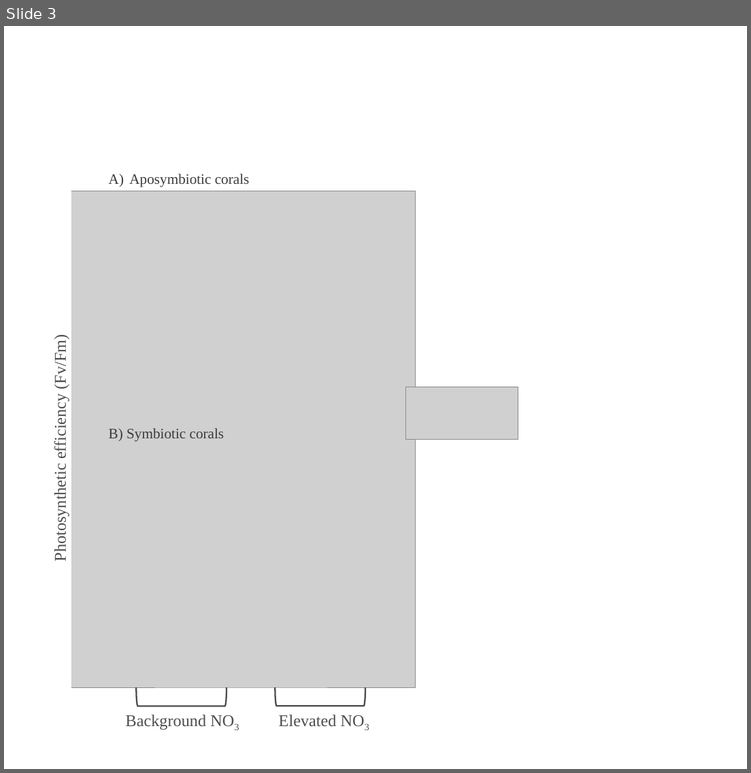
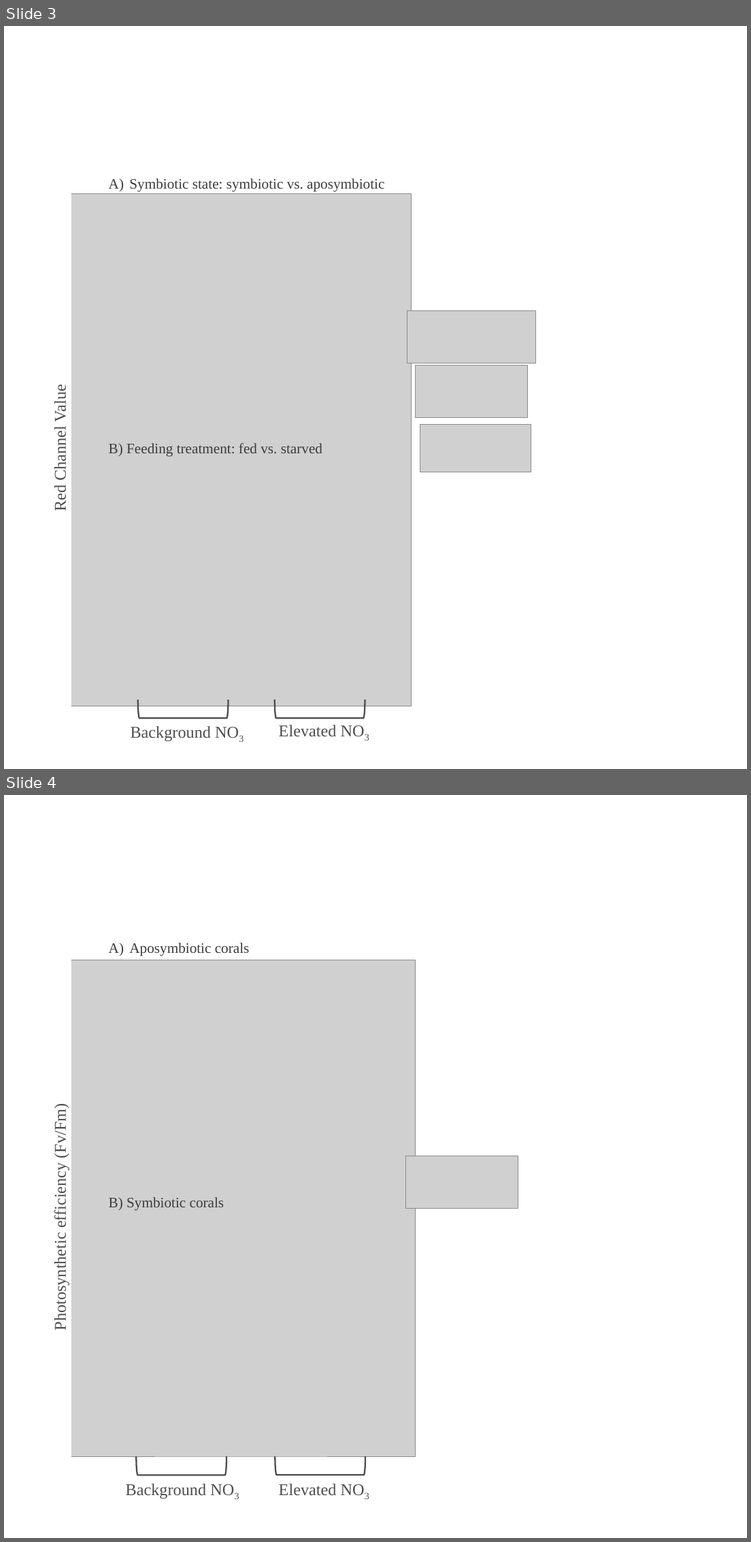
Before and after one commit to Caroline-Ianniello/Astrangia_nutrient_stressors_Rotjan_lab, a slide deck: Figures/ECOTOX_FIGURES.pptx. Shown one above the other, each under a label of ours: slide 3 before the commit, slides 3 and 4 after it. The pictures are 751x773 and 751x1542 pixels, drawn with LibreOffice and Linux fonts; fonts in the diff are those of the drawing; grey boxes stand for pictures; background and template pictures are left out. Boxes give left, top, right and bottom in pixels: in the first picture for what was removed or moved away, otherwise in the second. Text is boxed around its words. In the diff, an @@ line names an element or a change of style, - is before the commit and + after.

Commit message:
Updated RGB and edited in figures ppt file

```diff
--- a/Figures/ECOTOX_FIGURES.pptx
+++ b/Figures/ECOTOX_FIGURES.pptx
@@ slide 3 added at (4, 26, 747, 769), background #FFFFFF @@
@@ rectangle added at (48, 164, 71, 731), fill #FFFFFF, outline #FFFFFF 0.75 pt, 32 pt, text #4D4D4D @@
+Red Channel Value
@@ text added at (129, 178, 384, 192), 28 pt, text #3B3B3B @@
+A) Symbiotic state: symbiotic vs. aposymbiotic
@@ picture added at (56, 194, 411, 706) @@
@@ rectangle added at (34, 233, 48, 285), fill #FFFFFF, outline #FFFFFF 1.5 pt @@
@@ picture added at (407, 310, 535, 363) @@
@@ picture added at (415, 365, 527, 417) @@
@@ picture added at (420, 424, 531, 471) @@
@@ text added at (109, 443, 322, 456), 28 pt, text #3B3B3B @@
+B) Feeding treatment: fed vs. starved
@@ rectangle added at (107, 719, 267, 743), fill #FFFFFF, outline #FFFFFF 0.75 pt, 32 pt, text #4D4D4D @@
+Background NO3
@@ left bracket added at (138, 699, 228, 718), outline #4D4D4D 3 pt @@
@@ left bracket added at (275, 699, 364, 718), outline #4D4D4D 3 pt @@
@@ rectangle added at (275, 718, 381, 741), fill #FFFFFF, outline #FFFFFF 0.75 pt, 32 pt, text #4D4D4D @@
+Elevated NO3
@@ what was slide 3 is now slide 4 @@
```
Also in this commit, not shown: 2 slides changed, 3 other slides added, 19 other files.
